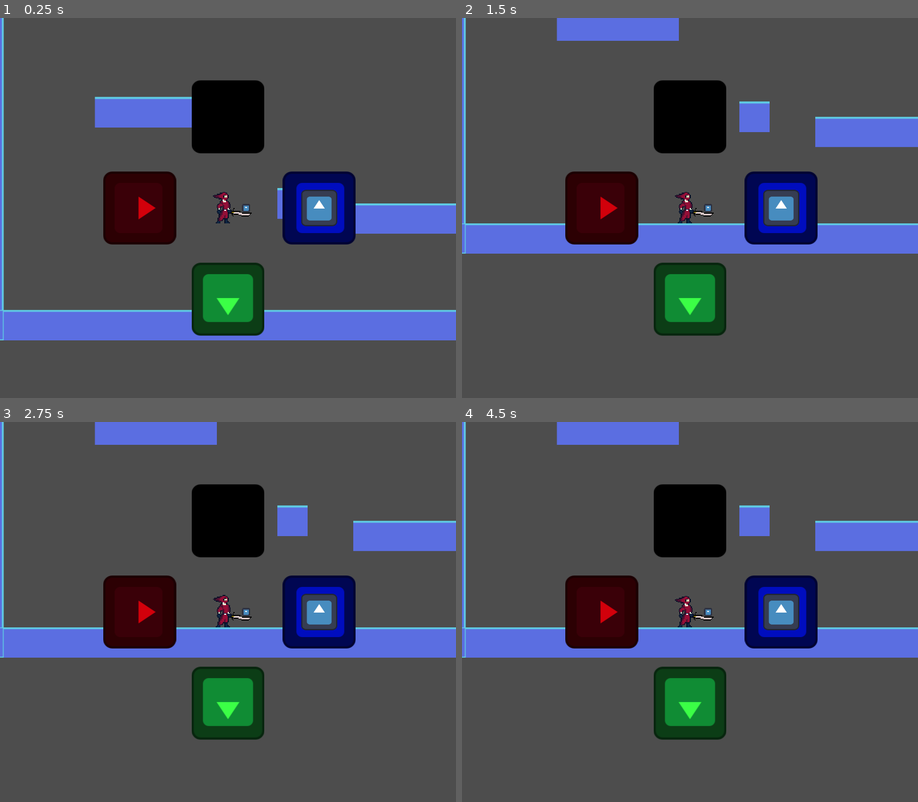
Above: before the commit, frames 1-4 (two rows, left to right).
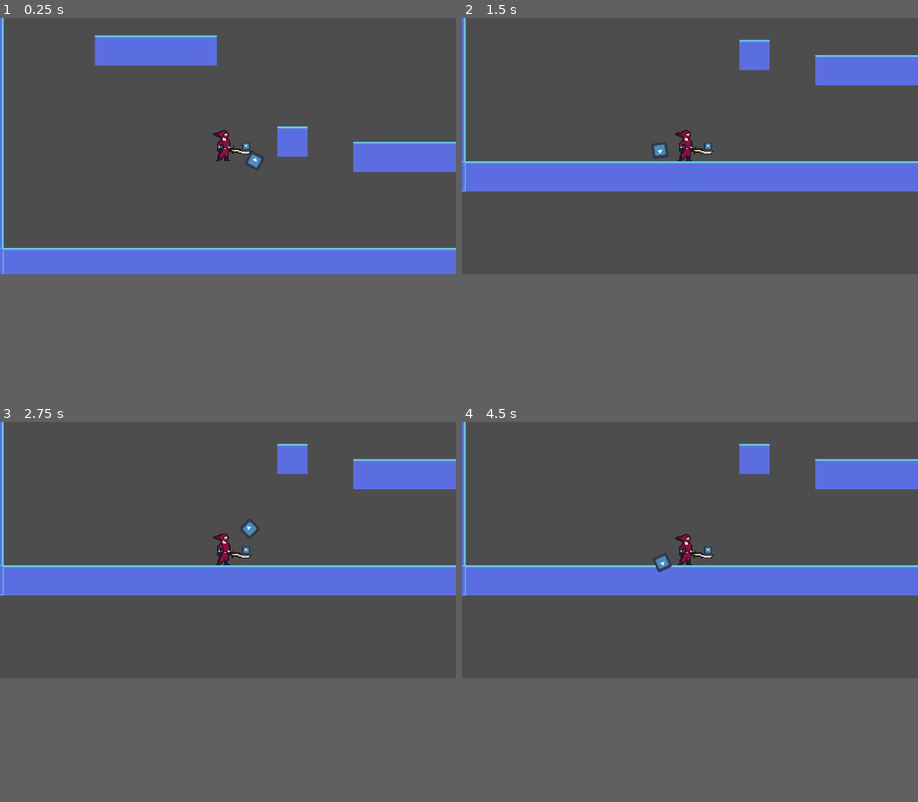
Above: after the commit, the same moments.

Repository: oknozor/BossRush2024
Game: Godot game, scene res://world/test_world.tscn
Two runs of this game, one before a commit and one after it. Both use one fixed random seed, a clock stepped at 60 frames per second and the inputs below. The engine's default icon, where the game draws it, is replaced by a stand-in: a white triangle on a blue panel in a dark square.
Inputs (mouse positions are in pixels of both pictures, inside the frame that each line leads up to):
- Up to frame 1 (0.25 s): no input
- Up to frame 2 (1.5 s): move the mouse to (790, 189) at 0.52 s; move the mouse to (598, 227) at 1.27 s
- Up to frame 3 (2.75 s): move the mouse to (273, 528) at 2.02 s
- Up to frame 4 (4.5 s): move the mouse to (667, 688) at 2.77 s; move the mouse to (826, 669) at 3.52 s; move the mouse to (553, 555) at 4.27 s
In our replay, the window is 799x666 before the commit and 799x449 after it. These sizes can differ from the game's own. Grey fills any space a smaller window leaves; there, only what the larger window draws over its background counts as a difference.

The runs differ from the first frame. In frame 1, 34% of the frame differs, in the area x 0-100%, y 4-85%; in frame 2, 31%; in frame 3, 31%; in frame 4, 31%.

Commit message:
feat: add rotating shield weapon

Diff:
--- a/characters/player/player.tscn
+++ b/characters/player/player.tscn
@@ -11,19 +11,13 @@
 [ext_resource type="Texture2D" uid="uid://ctf2riubxrivg" path="res://icon.svg" id="8_ji2gb"]
 [ext_resource type="PackedScene" uid="uid://cbov042sts18j" path="res://hazards/projectile/NormalBullet.tscn" id="9_0eei3"]
 [ext_resource type="PackedScene" uid="uid://de2sxnrpmqy2h" path="res://hazards/projectile/FireBullet.tscn" id="9_h662l"]
-[ext_resource type="Script" path="res://characters/player/GunWheel.gd" id="10_hc284"]
 [ext_resource type="PackedScene" uid="uid://sjhn1n03y3gy" path="res://hazards/projectile/WaterBullet.tscn" id="10_wncij"]
 [ext_resource type="PackedScene" uid="uid://bqg3wg5e4s11l" path="res://hazards/projectile/AirBullet.tscn" id="11_jg7xm"]
 [ext_resource type="Texture2D" uid="uid://dupau3jg8i08o" path="res://characters/player/player.png" id="14_wleih"]
+[ext_resource type="PackedScene" uid="uid://yv3j8pqo58x" path="res://weapons/SphereShield.tscn" id="16_dvg2a"]
 
 [sub_resource type="CapsuleShape2D" id="CapsuleShape2D_g3psh"]
 height = 32.0
-
-[sub_resource type="RectangleShape2D" id="RectangleShape2D_bhlko"]
-size = Vector2(133.333, 133.334)
-
-[sub_resource type="RectangleShape2D" id="RectangleShape2D_tliqq"]
-size = Vector2(107.789, 107.789)
 
 [node name="Player" instance=ExtResource("1_unlq0")]
 collision_mask = 2
@@ -56,9 +50,9 @@
 
 [node name="Camera2D" type="Camera2D" parent="." index="4"]
 zoom = Vector2(4, 4)
+metadata/_edit_lock_ = true
 
 [node name="Gun" type="Sprite2D" parent="." index="5"]
-position = Vector2(1.90735e-06, 0)
 scale = Vector2(0.0625, 0.0625)
 texture = ExtResource("8_ji2gb")
 offset = Vector2(304, 2.27374e-13)
@@ -71,91 +65,7 @@
 [node name="Muzzle" type="Marker2D" parent="Gun" index="0"]
 position = Vector2(304, 0)
 
-[node name="GunWheel" type="Control" parent="." index="6"]
-layout_mode = 3
-anchors_preset = 0
-offset_left = -93.0
-offset_top = -69.0
-offset_right = 96.0
-offset_bottom = 51.0
-script = ExtResource("10_hc284")
-
-[node name="Base" type="Sprite2D" parent="GunWheel" index="0"]
-modulate = Color(0, 0, 0, 1)
-position = Vector2(93, -27)
-scale = Vector2(0.6, 0.6)
-texture = ExtResource("8_ji2gb")
-
-[node name="Area2D" type="Area2D" parent="GunWheel/Base" index="0"]
-collision_layer = 8192
-collision_mask = 4096
-
-[node name="CollisionShape2D" type="CollisionShape2D" parent="GunWheel/Base/Area2D" index="0"]
-position = Vector2(-1.16415e-10, -3.05176e-05)
-shape = SubResource("RectangleShape2D_bhlko")
-
-[node name="Plant" type="Sprite2D" parent="GunWheel" index="1"]
-modulate = Color(0.231373, 1, 0.27451, 1)
-position = Vector2(93, 165)
-rotation = -3.14159
-scale = Vector2(0.6, 0.6)
-texture = ExtResource("8_ji2gb")
-
-[node name="Area2D" type="Area2D" parent="GunWheel/Plant" index="0"]
-collision_layer = 8192
-collision_mask = 4096
-
-[node name="CollisionShape2D" type="CollisionShape2D" parent="GunWheel/Plant/Area2D" index="0"]
-position = Vector2(-1.16415e-10, -3.05176e-05)
-shape = SubResource("RectangleShape2D_bhlko")
-
-[node name="Fire" type="Sprite2D" parent="GunWheel" index="2"]
-modulate = Color(1, 0.388235, 0.313726, 1)
-self_modulate = Color(0.823529, 0, 0.141176, 1)
-position = Vector2(-2.38419e-06, 69)
-rotation = -4.71238
-scale = Vector2(0.6, 0.6)
-texture = ExtResource("8_ji2gb")
-
-[node name="Area2D" type="Area2D" parent="GunWheel/Fire" index="0"]
-collision_layer = 8192
-collision_mask = 4096
-
-[node name="CollisionShape2D" type="CollisionShape2D" parent="GunWheel/Fire/Area2D" index="0"]
-position = Vector2(-1.16415e-10, -3.05176e-05)
-shape = SubResource("RectangleShape2D_bhlko")
-
-[node name="Water" type="Sprite2D" parent="GunWheel" index="3"]
-modulate = Color(0, 0.0941176, 1, 1)
-position = Vector2(189, 69)
-rotation = -7.85397
-scale = Vector2(0.6, 0.6)
-texture = ExtResource("8_ji2gb")
-
-[node name="Area2D" type="Area2D" parent="GunWheel/Water" index="0"]
-collision_layer = 8192
-collision_mask = 4096
-
-[node name="CollisionShape2D" type="CollisionShape2D" parent="GunWheel/Water/Area2D" index="0"]
-position = Vector2(-1.16415e-10, -3.05176e-05)
-shape = SubResource("RectangleShape2D_bhlko")
-
-[node name="Cursor" type="Area2D" parent="GunWheel" index="4"]
-position = Vector2(93, 69)
-collision_layer = 4096
-collision_mask = 8192
-
-[node name="Sprite" type="Sprite2D" parent="GunWheel/Cursor" index="0"]
-scale = Vector2(0.296875, 0.296875)
-texture = ExtResource("8_ji2gb")
-offset = Vector2(323.368, 0)
-
-[node name="CollisionShape2D" type="CollisionShape2D" parent="GunWheel/Cursor" index="1"]
-position = Vector2(96, 0)
-scale = Vector2(0.296875, 0.296875)
-shape = SubResource("RectangleShape2D_tliqq")
-
-[node name="Sprite2D" type="Sprite2D" parent="." index="7"]
+[node name="Sprite2D" type="Sprite2D" parent="." index="6"]
 texture_filter = 1
 texture = ExtResource("14_wleih")
 hframes = 4
@@ -174,5 +84,8 @@
 "set_vis_track": true,
 "source": "res://characters/player/assets/player.aseprite"
 }
+metadata/_edit_lock_ = true
+
+[node name="SphereShield" parent="." index="7" instance=ExtResource("16_dvg2a")]
 
 [connection signal="timeout" from="StateMachine/Dash/Timer" to="StateMachine/Dash" method="_on_timer_timeout"]
--- a/project.godot
+++ b/project.godot
@@ -18,7 +18,13 @@
 [display]
 
 window/size/viewport_width=1920
-window/size/viewport_height=1800
+window/size/viewport_height=1080
+
+[editor]
+
+movie_writer/mjpeg_quality=0.5
+movie_writer/movie_file="/home/okno/Downloads/export.avi"
+movie_writer/disable_vsync=true
 
 [editor_plugins]
 
--- /dev/null
+++ b/weapons/SphereShield.gd
@@ -0,0 +1,4 @@
+extends Sprite2D
+
+func _process(delta):
+	rotation += 2 * delta
--- /dev/null
+++ b/weapons/SphereShield.tscn
@@ -0,0 +1,21 @@
+[gd_scene load_steps=4 format=3 uid="uid://yv3j8pqo58x"]
+
+[ext_resource type="Script" path="res://weapons/SphereShield.gd" id="1_15iph"]
+[ext_resource type="Texture2D" uid="uid://ctf2riubxrivg" path="res://icon.svg" id="1_a8w43"]
+
+[sub_resource type="RectangleShape2D" id="RectangleShape2D_02o13"]
+size = Vector2(128, 128)
+
+[node name="Sprite2D" type="Sprite2D"]
+scale = Vector2(0.125, 0.125)
+texture = ExtResource("1_a8w43")
+offset = Vector2(256, 0)
+script = ExtResource("1_15iph")
+
+[node name="SphereShield" type="StaticBody2D" parent="."]
+metadata/_edit_lock_ = true
+
+[node name="CollisionShape2D" type="CollisionShape2D" parent="SphereShield"]
+position = Vector2(256, 0)
+shape = SubResource("RectangleShape2D_02o13")
+metadata/_edit_lock_ = true
Not shown: 1 places in characters/player/player.tscn that only renumber resources
